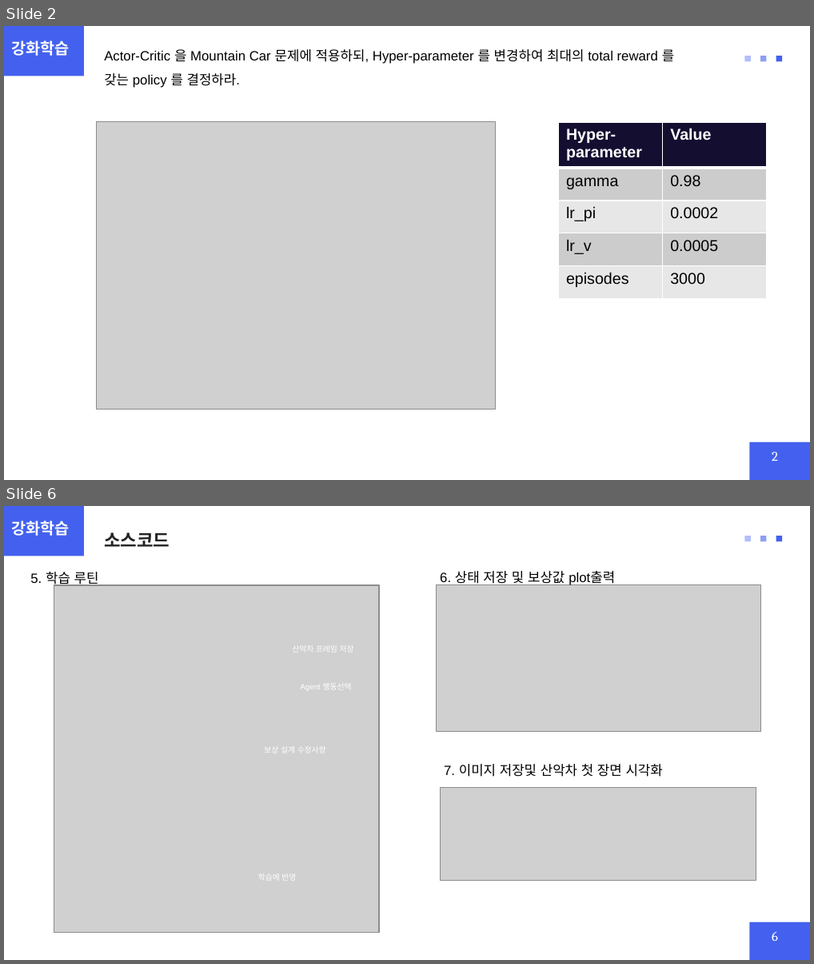
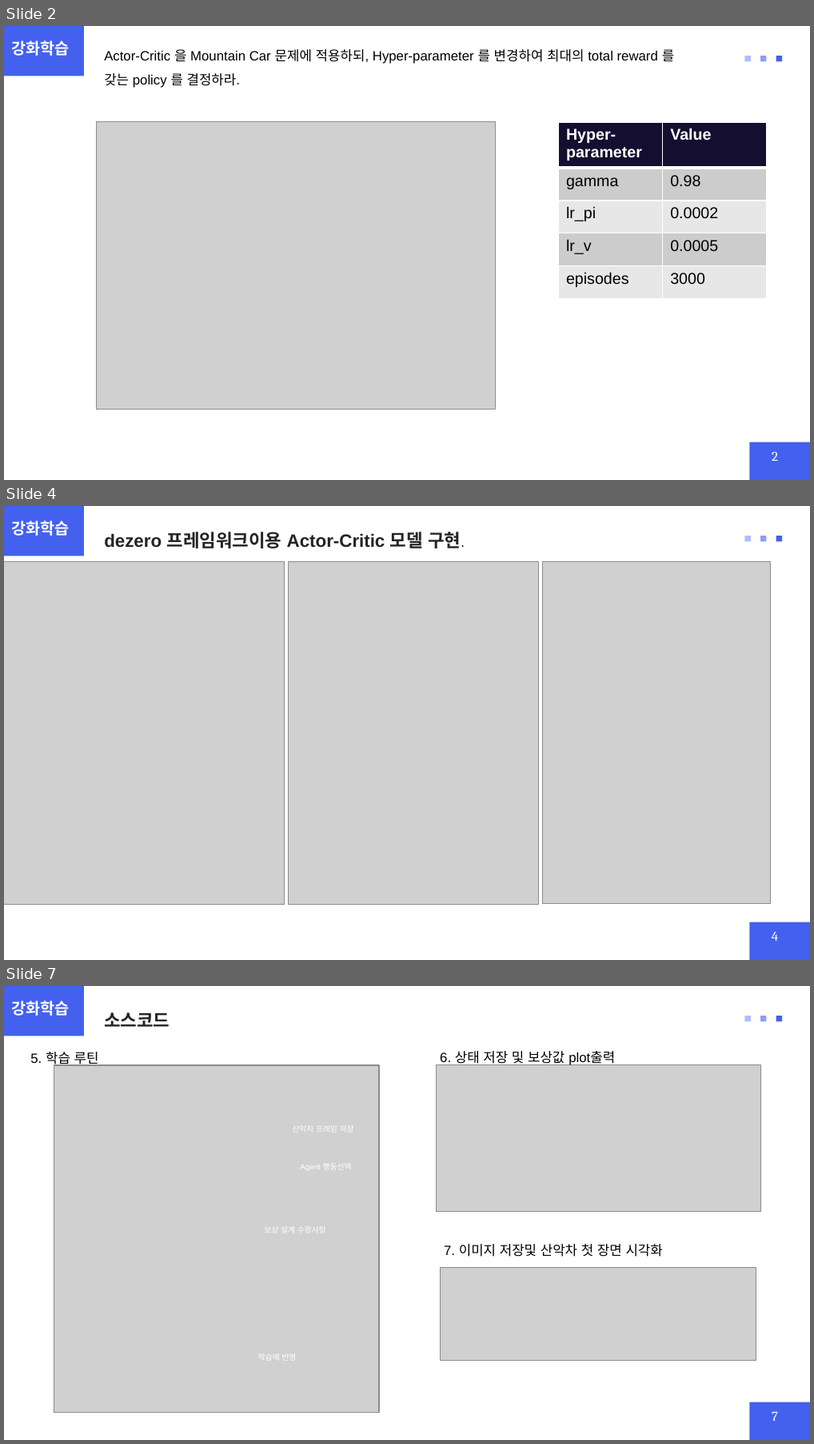
Before and after one commit to chohi22/Industrial-AI, a slide deck: 강화학습 실제/과제/Actor_Critic_2024254022_정현일.pptx. Shown one above the other, each under a label of ours: slides 2 and 6 before the commit, slides 2, 4 and 7 after it; the slides between them are not shown. The pictures are 814x964 and 814x1444 pixels, drawn with LibreOffice and Linux fonts; fonts in the diff are those of the drawing; grey boxes stand for pictures. Boxes give left, top, right and bottom in pixels: in the first picture for what was removed or moved away, otherwise in the second. Text is boxed around its words. In the diff, an @@ line names an element or a change of style, - is before the commit and + after.

```diff
--- a/강화학습 실제/과제/Actor_Critic_2024254022_정현일.pptx
+++ b/강화학습 실제/과제/Actor_Critic_2024254022_정현일.pptx
@@ slide 4 added at (x1=4, y1=506, x2=810, y2=960), background #FFFFFF; not listed: 4 template elements that a slide beside it also shows @@
@@ text added at (x1=104, y1=532, x2=461, y2=548), 16 pt, text #232425, bold @@
+dezero 프레임워크이용 Actor-Critic 모델 구현.
@@ rounded rectangle added at (x1=745, y1=536, x2=750, y2=541), fill #B2BEF8 @@
@@ rounded rectangle added at (x1=762, y1=536, x2=767, y2=541), fill #8D9EF4 @@
@@ rounded rectangle added at (x1=777, y1=536, x2=782, y2=541), fill #4361EE @@
@@ picture added at (x1=4, y1=562, x2=285, y2=904) @@
@@ picture added at (x1=289, y1=562, x2=538, y2=904) @@
@@ picture added at (x1=542, y1=562, x2=771, y2=904) @@
@@ what was slide 6 is now slide 7 @@
@@ page number at (x1=772, y1=1412, x2=778, y2=1420): text changed @@
-6
+7
```
Also in this commit, not shown: 3 slides changed, 1 other slide added, 1 other file.
